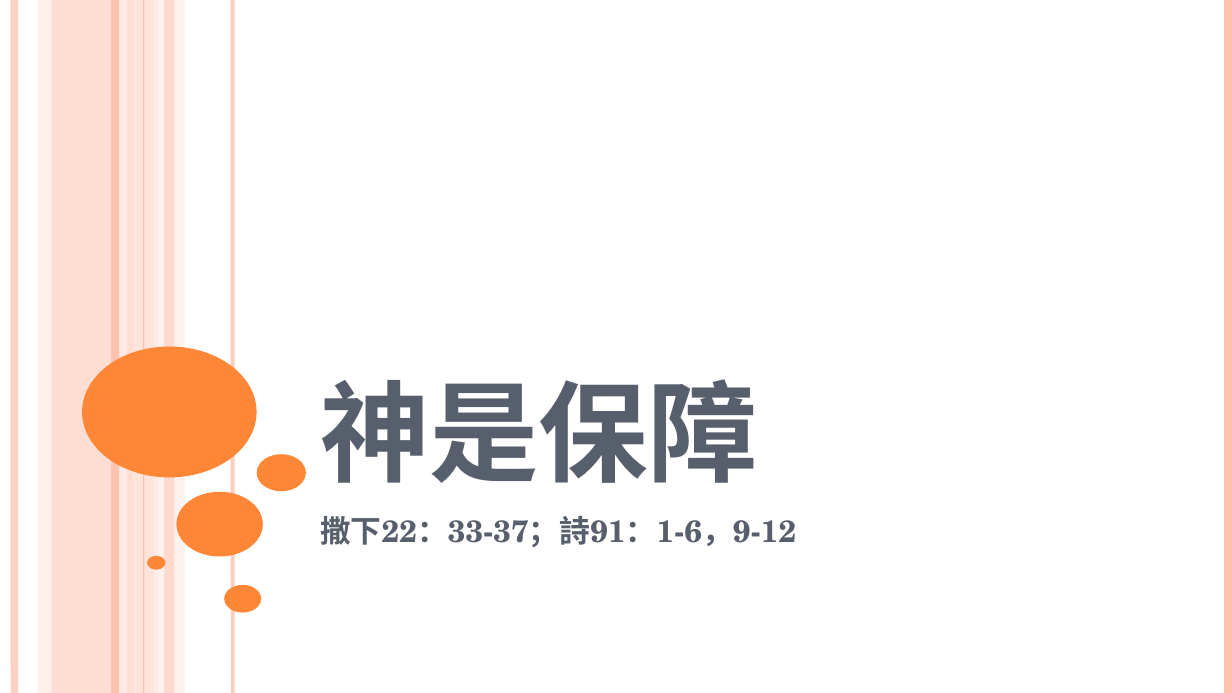
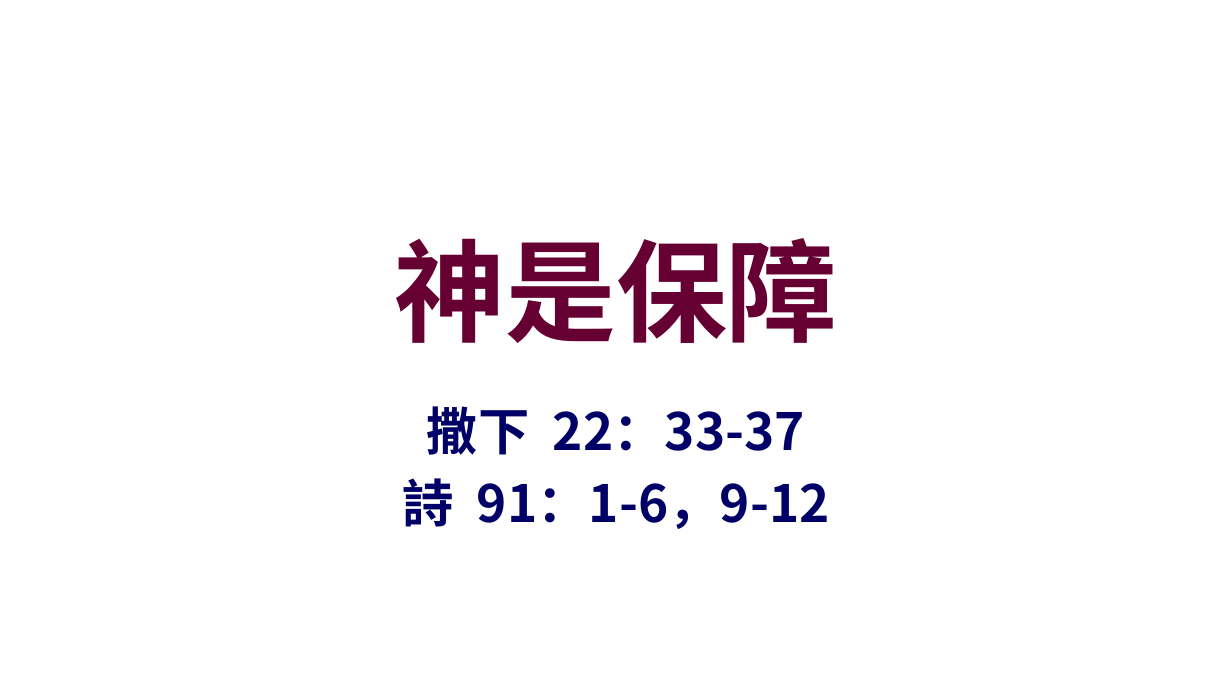
Before and after one commit to batisuoc/worship-resources, a slide deck: slide 1 of 62神是保障.pptx. Drawn at 1232x693 pixels with LibreOffice and Linux fonts; fonts in the diff are those of the drawing; background and template pictures are left out. Boxes give left, top, right and bottom in pixels: in the first picture for what was removed or moved away, otherwise in the second. Text is boxed around its words. In the diff, an @@ line names an element or a change of style, - is before the commit and + after.

```diff
--- a/62神是保障.pptx
+++ b/62神是保障.pptx
@@ line removed from (15, 0) to (15, 692) @@
@@ rectangle removed at <box>37,0,51,692</box> @@
@@ rectangle removed at <box>52,0,134,692</box> @@
@@ line removed from (115, 0) to (115, 692) @@
@@ line removed from (123, 0) to (123, 692) @@
@@ rectangle removed at <box>133,0,158,692</box> @@
@@ line removed from (144, 0) to (144, 692) @@
@@ rectangle removed at <box>154,0,185,692</box> @@
@@ rectangle removed at <box>164,0,174,692</box> @@
@@ line removed from (233, 0) to (233, 692) @@
@@ line removed from (1228, 0) to (1228, 692) @@
@@ title "神是保障": place and size @@
-title "神是保障" at <box>320,379,758,483</box>
+title "神是保障" at <box>394,238,838,343</box>
@@ title "神是保障" at <box>394,238,838,343</box>: size 80 to 64.8 pt, font TeX Gyre Schola to Noto Sans CJK SC, text colour #575F6D to #660033, small capitals off; alignment left to centre; vertical alignment bottom to middle @@
@@ ellipse removed at <box>83,346,257,477</box> @@
@@ subtitle at <box>402,406,830,529</box>: text changed; size 18 to 30 pt; font TeX Gyre Schola to Noto Sans CJK SC; text colour #575F6D to #000066 @@
-撒下22：33-37；詩91：1-6，9-12
+撒下 22：33-37
+詩 91：1-6，9-12
@@ ellipse removed at <box>256,455,306,492</box> @@
@@ ellipse removed at <box>176,492,262,557</box> @@
@@ ellipse removed at <box>147,556,165,569</box> @@
@@ ellipse removed at <box>224,585,261,614</box> @@
```
Also in this commit, not shown: 6 other slides changed, 2 other files.
